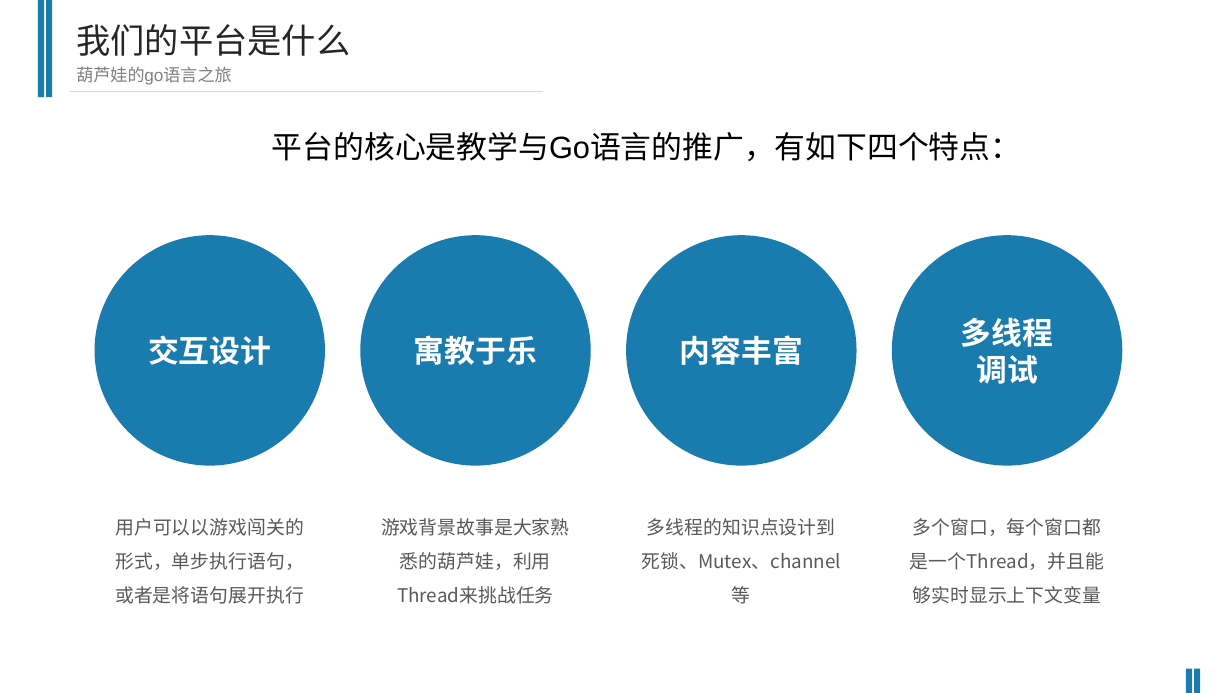
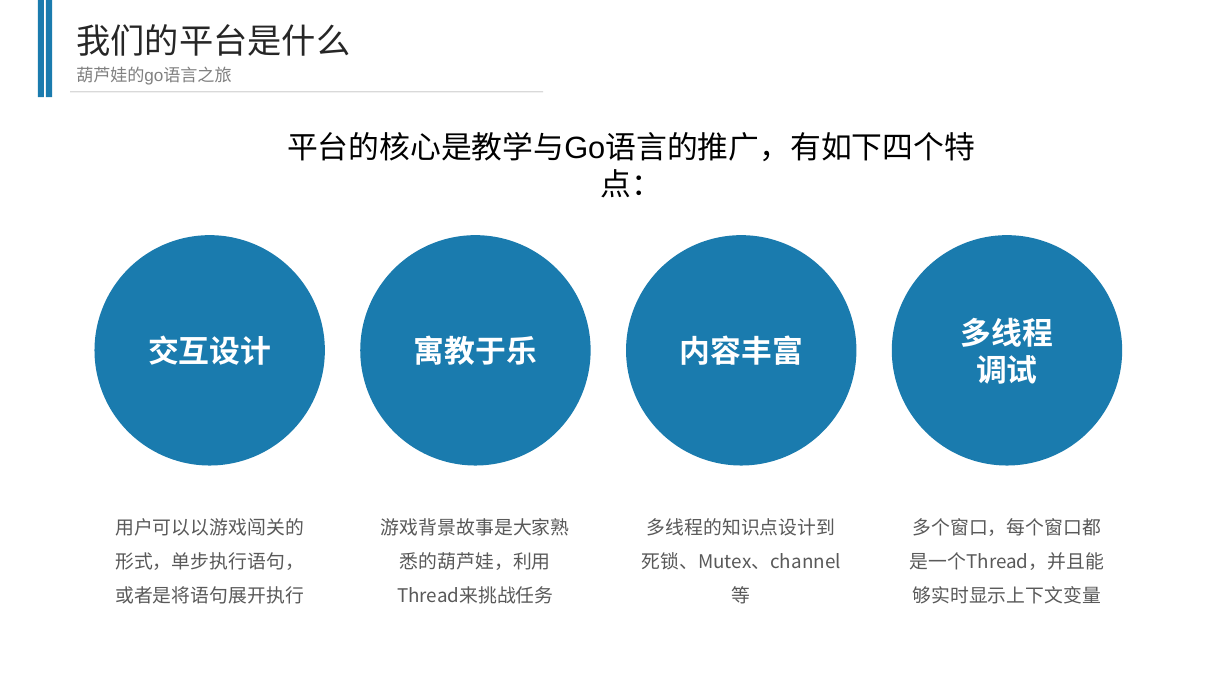
Before and after one commit to Novemser/calabashbrothersfight, a slide deck: slide 4 of presentation.pptx. Drawn at 1232x693 pixels with LibreOffice and Linux fonts; fonts in the diff are those of the drawing. Boxes give left, top, right and bottom in pixels: in the first picture for what was removed or moved away, otherwise in the second. Text is boxed around its words. In the diff, an @@ line names an element or a change of style, - is before the commit and + after.

```diff
--- a/presentation.pptx
+++ b/presentation.pptx
@@ text "平台的核心是教学与Go语言的推广，有如下四个特点：" rewrapped from (x1=272, y1=132, x2=1021, y2=161) to (x1=287, y1=132, x2=975, y2=198) @@
@@ rectangle removed at (x1=1186, y1=669, x2=1193, y2=693) @@
@@ rectangle removed at (x1=1194, y1=669, x2=1200, y2=693) @@
```
Also in this commit, not shown: 8 other slides changed, 2 slides added, 4 slides removed, 1 other file.
